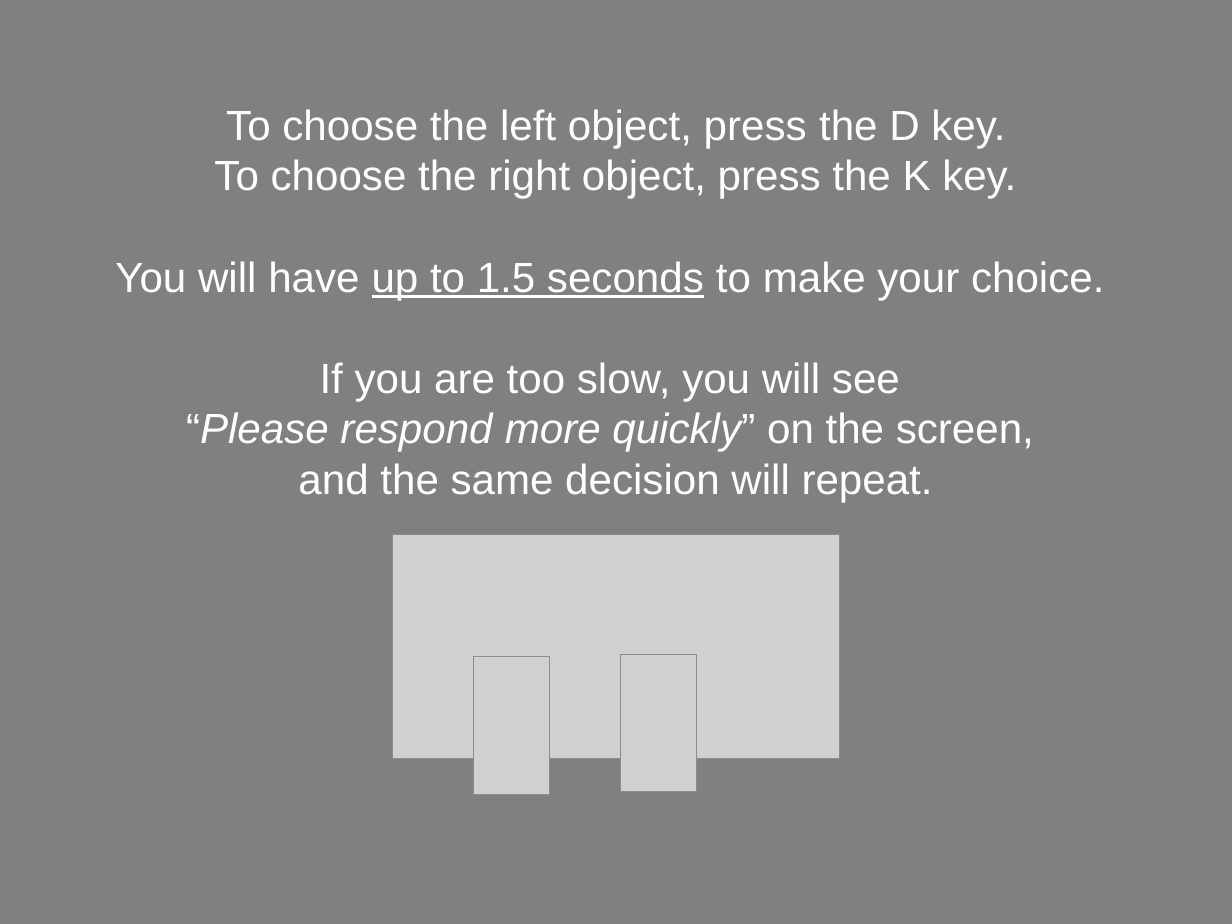
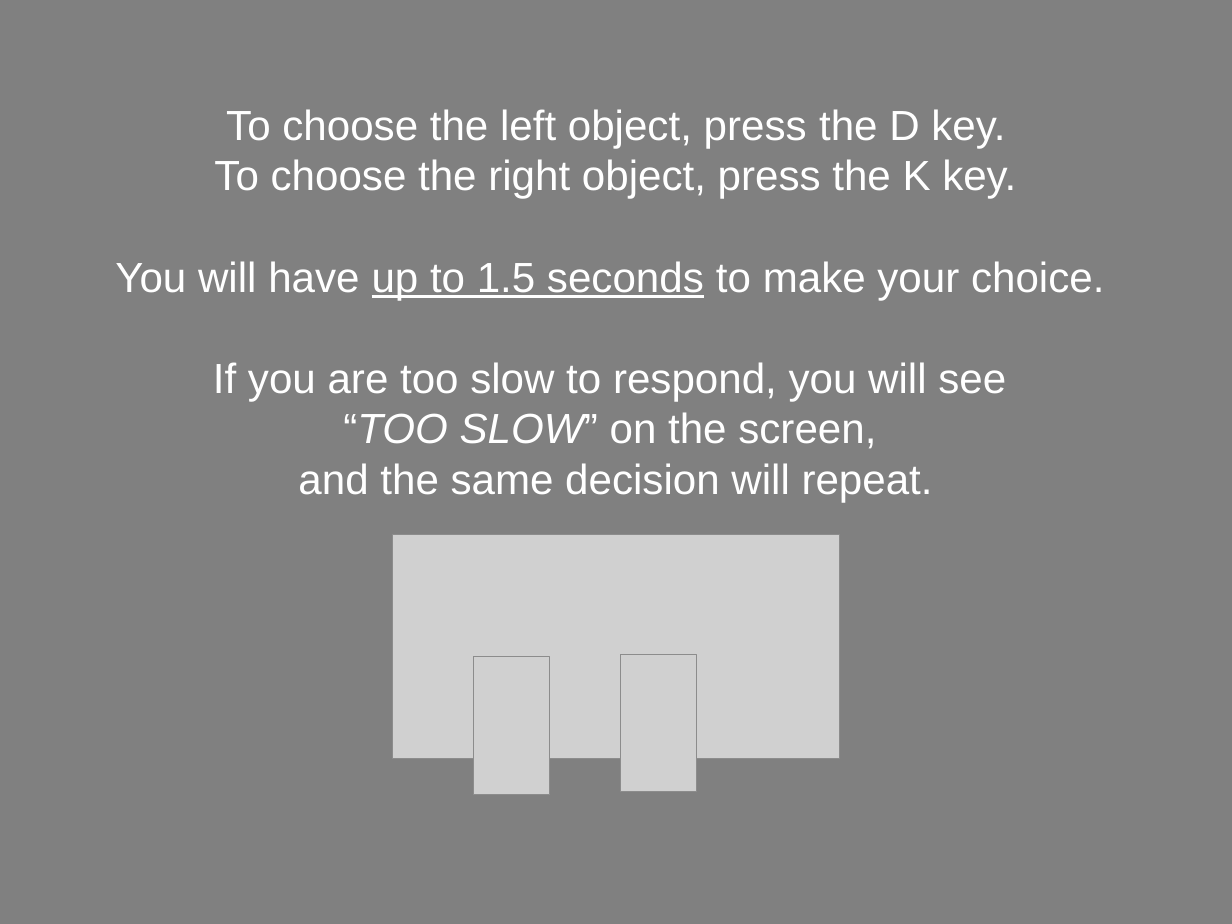
Before and after one commit to NatalieBiderman/Categories_fMRI_MTurk, a slide deck: slide 33 of static/Tools/fMRIDirections.pptx. Drawn at 1232x924 pixels with LibreOffice and Linux fonts; fonts in the diff are those of the drawing; grey boxes stand for pictures. Boxes give left, top, right and bottom in pixels: in the first picture for what was removed or moved away, otherwise in the second. Text is boxed around its words. In the diff, an @@ line names an element or a change of style, - is before the commit and + after.

```diff
--- a/static/Tools/fMRIDirections.pptx
+++ b/static/Tools/fMRIDirections.pptx
@@ subtitle at (213, 362, 1006, 449): text changed @@
-If you are too slow, you will see
-“Please respond more quickly” on the screen,
+If you are too slow to respond, you will see
+“TOO SLOW” on the screen,
```
Also in this commit, not shown: 5 other files.
